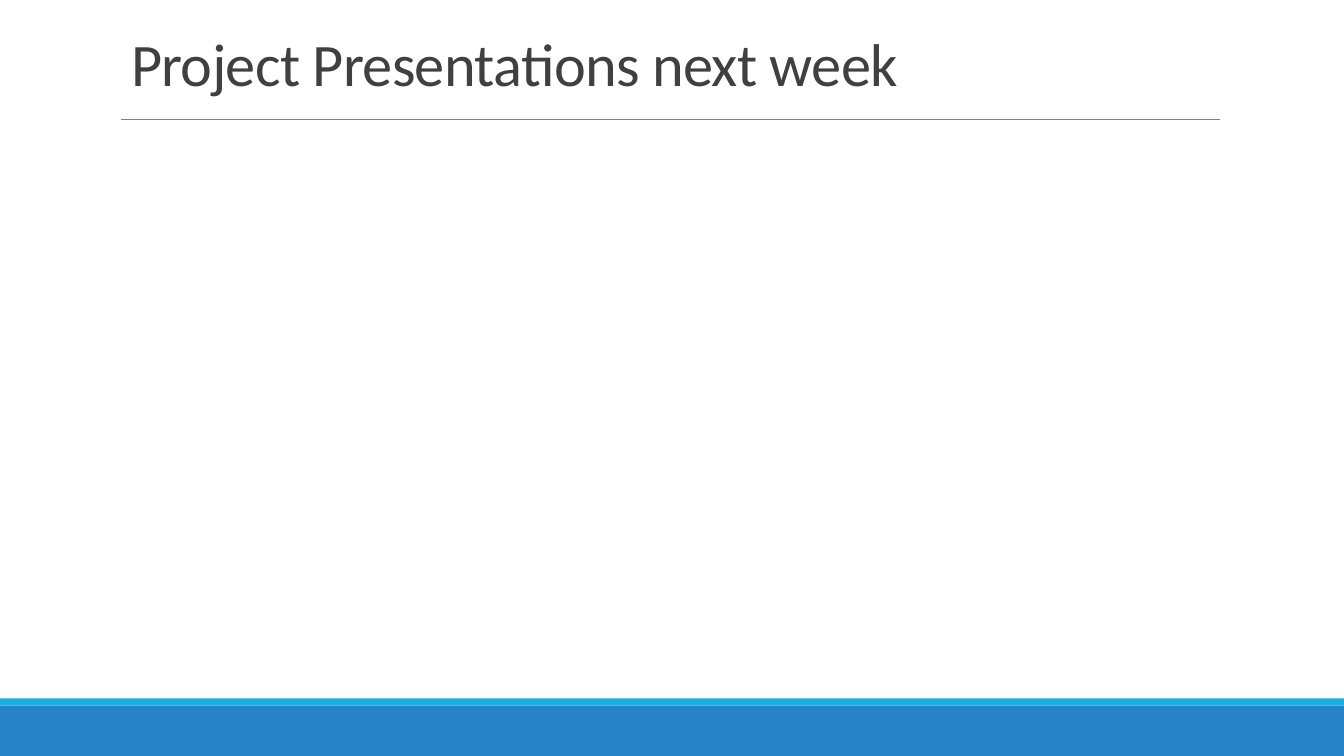
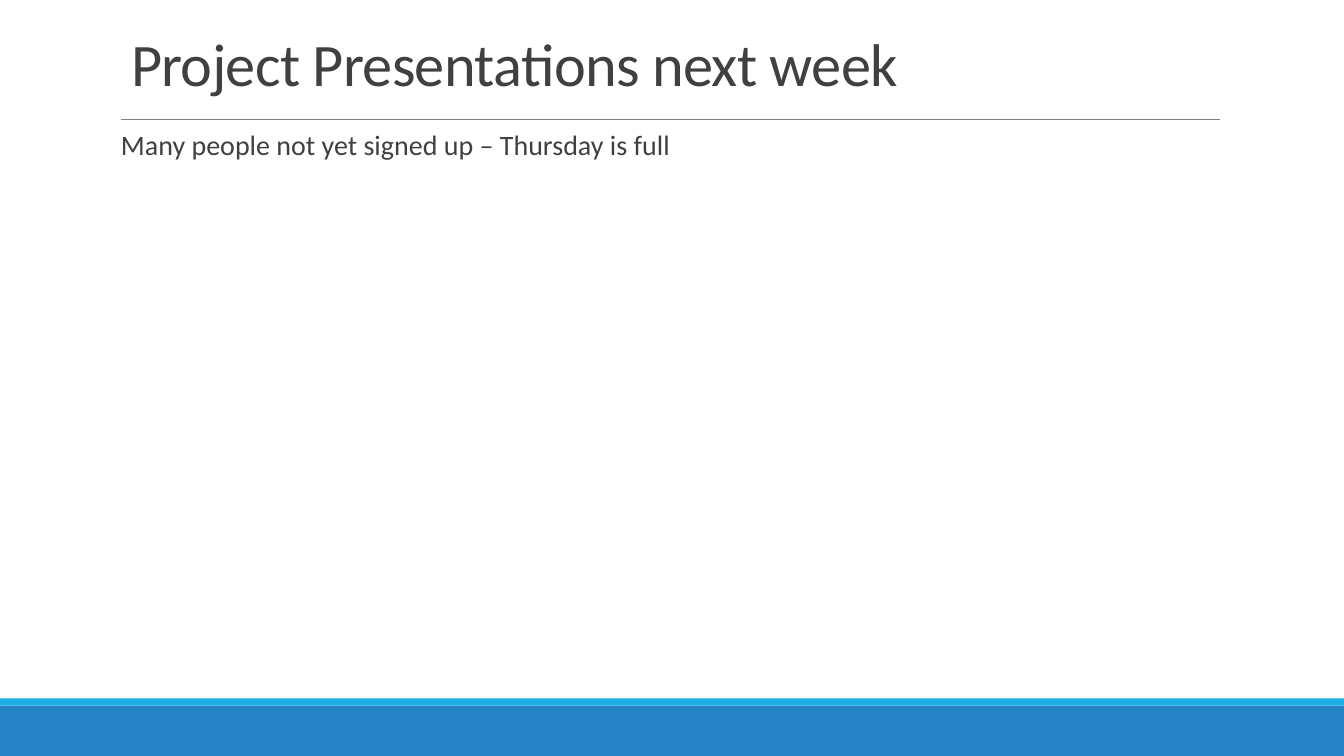
Before and after one commit to AdamWilsonLabEDU/SpatialDataScience, a slide deck: slide 10 of docs/presentations/Conclusion.pptx. Drawn at 1344x756 pixels with LibreOffice and Linux fonts; fonts in the diff are those of the drawing. Boxes give left, top, right and bottom in pixels: in the first picture for what was removed or moved away, otherwise in the second. Text is boxed around its words. In the diff, an @@ line names an element or a change of style, - is before the commit and + after.

Commit message:
update project list

```diff
--- a/docs/presentations/Conclusion.pptx
+++ b/docs/presentations/Conclusion.pptx
@@ text added at (x1=121, y1=135, x2=670, y2=160), 20 pt, text #404040 @@
+Many people not yet signed up – Thursday is full
```
Also in this commit, not shown: 1 other slide changed, 5 other files.
